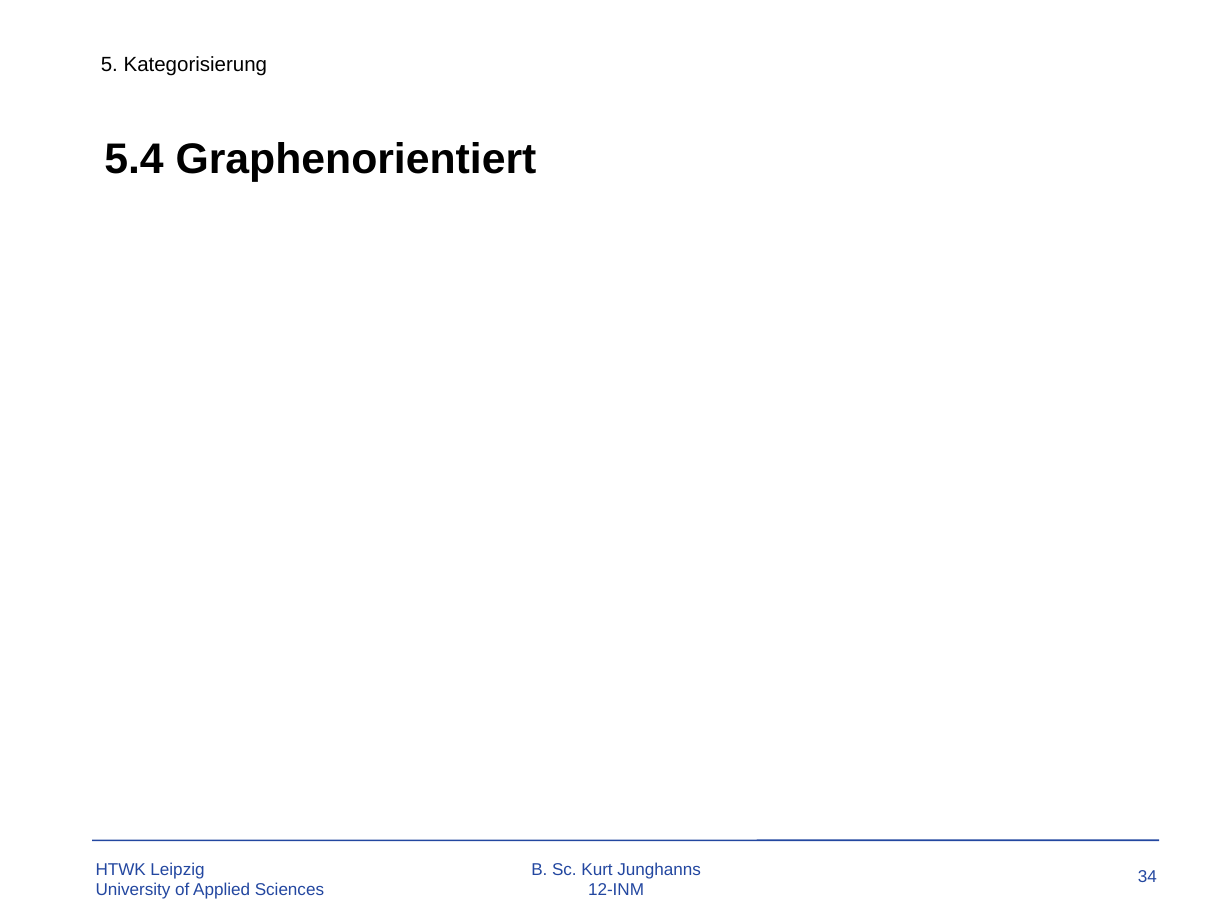
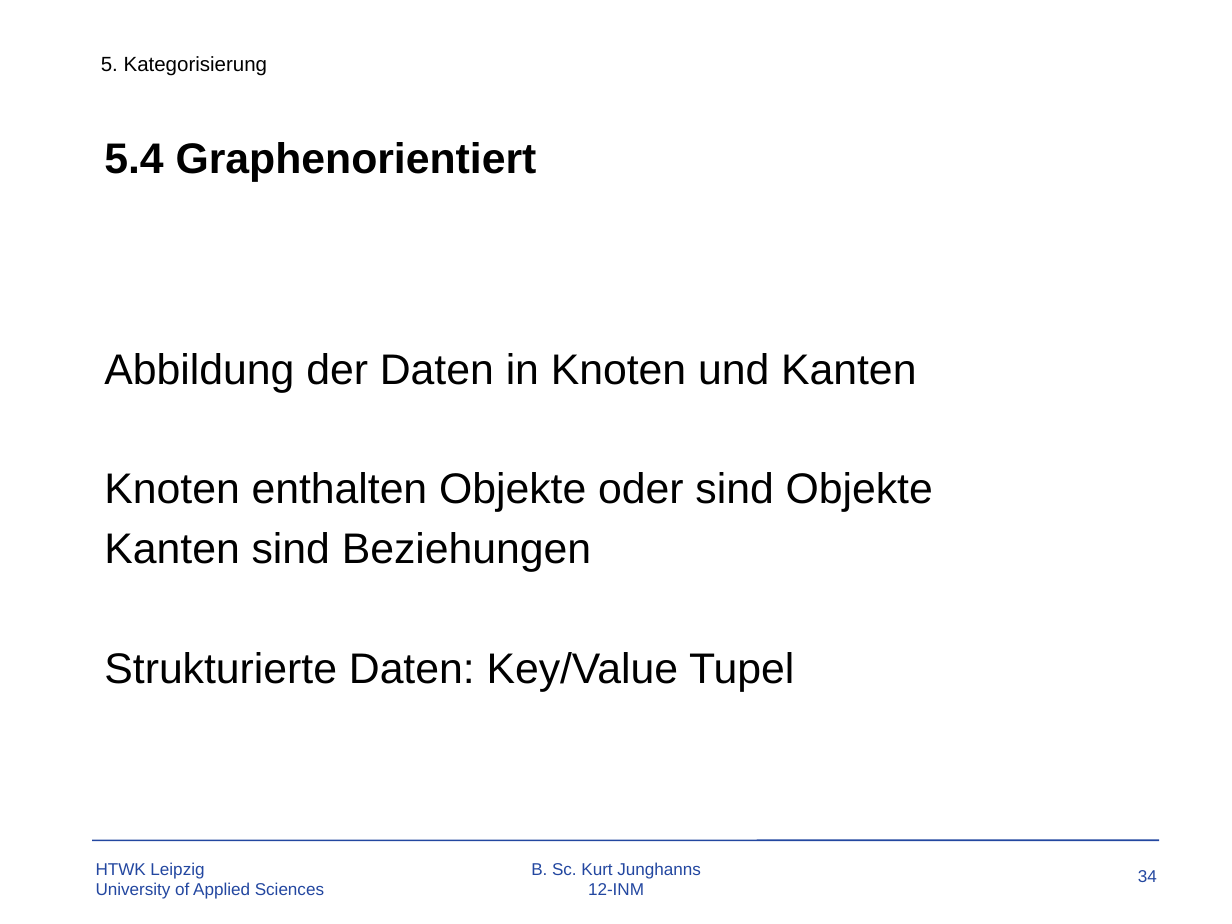
Before and after one commit to TBoonX/OS-Datenbanken, a slide deck: slide 34 of Praesentation.pptx. Drawn at 1232x924 pixels with LibreOffice and Linux fonts; fonts in the diff are those of the drawing; background and template pictures are left out. Boxes give left, top, right and bottom in pixels: in the first picture for what was removed or moved away, otherwise in the second. Text is boxed around its words. In the diff, an @@ line names an element or a change of style, - is before the commit and + after.

```diff
--- a/Praesentation.pptx
+++ b/Praesentation.pptx
@@ text added at [104,353,933,692], 25 pt, text #000000 @@
+Abbildung der Daten in Knoten und Kanten
+Knoten enthalten Objekte oder sind Objekte
+Kanten sind Beziehungen
+Strukturierte Daten: Key/Value Tupel
```
Also in this commit, not shown: 2 other slides changed, 1 slide added, 2 other files.
